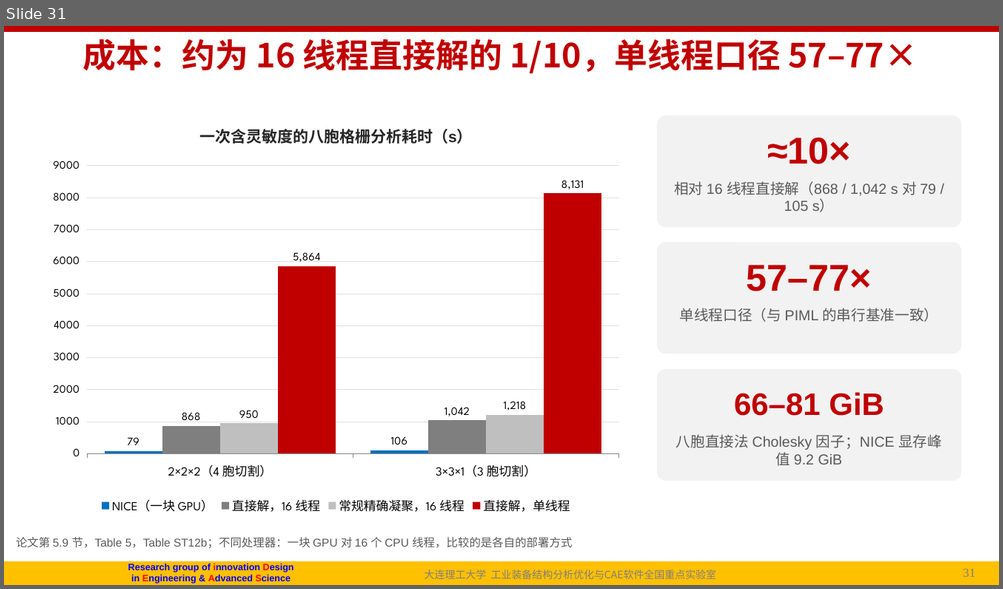
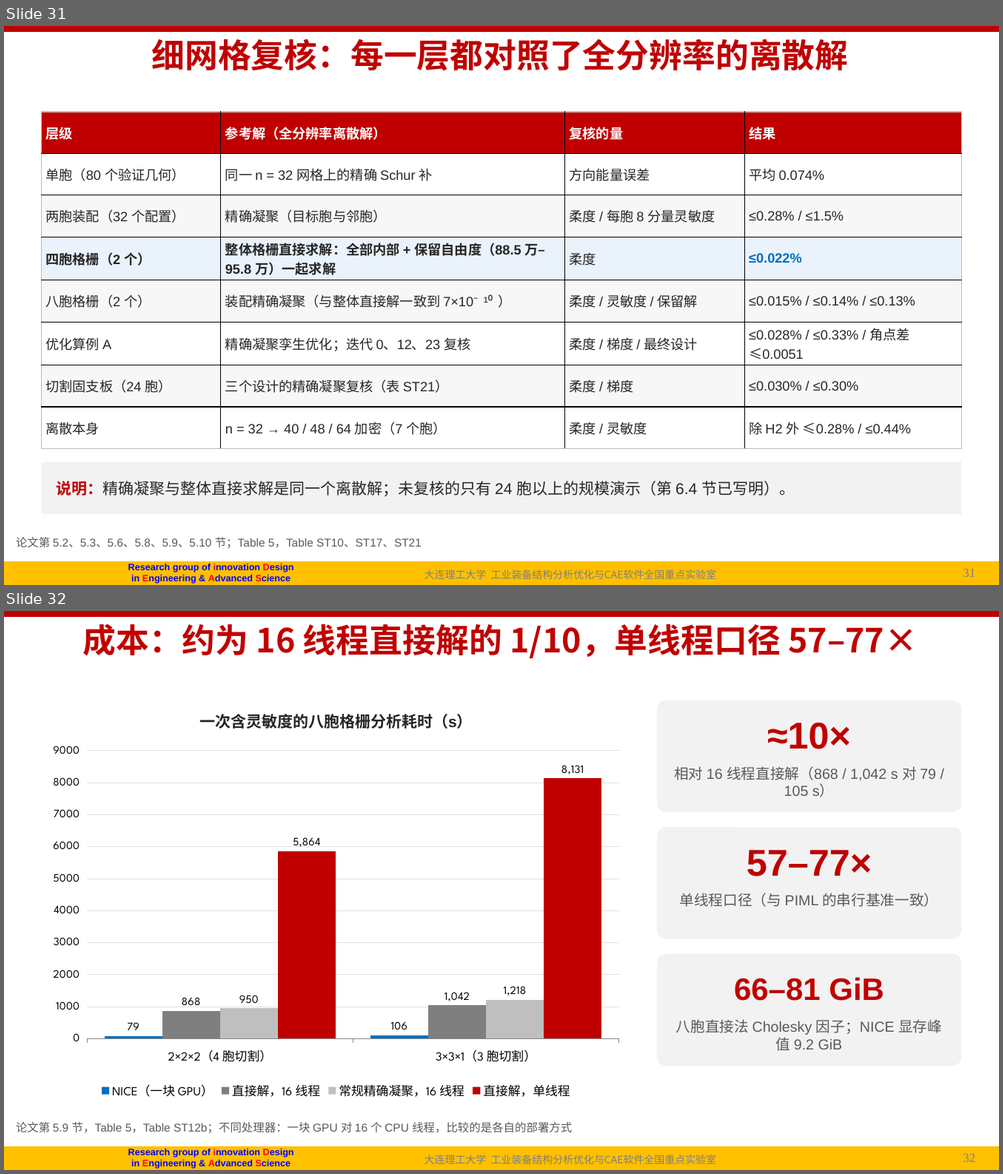
Before and after one commit to fanzhirui1004-source/curly-octo-goggles, a slide deck: docs/followup/talk/P1_NICE_导师汇报_20261003.pptx. Shown one above the other, each under a label of ours: slide 31 before the commit, slides 31 and 32 after it. The pictures are 1003x589 and 1003x1174 pixels, drawn with LibreOffice and Linux fonts; fonts in the diff are those of the drawing; background and template pictures are left out. Boxes give left, top, right and bottom in pixels: in the first picture for what was removed or moved away, otherwise in the second. Text is boxed around its words. In the diff, an @@ line names an element or a change of style, - is before the commit and + after.

```diff
--- a/docs/followup/talk/P1_NICE_导师汇报_20261003.pptx
+++ b/docs/followup/talk/P1_NICE_导师汇报_20261003.pptx
@@ slide 31 added at bbox=[4, 26, 999, 585], background #FFFFFF; not listed: 6 template elements that a slide beside it also shows @@
@@ title added at bbox=[151, 39, 848, 71], 32 pt, text #C00000, bold @@
+细网格复核：每一层都对照了全分辨率的离散解
@@ table added at bbox=[41, 112, 962, 446], 8 rows, 4 columns @@
+层级 | 参考解（全分辨率离散解） | 复核的量 | 结果
+单胞（80 个验证几何） | 同一 n = 32 网格上的精确 Schur 补 | 方向能量误差 | 平均 0.074%
+两胞装配（32 个配置） | 精确凝聚（目标胞与邻胞） | 柔度 / 每胞 8 分量灵敏度 | ≤0.28% / ≤1.5%
+四胞格栅（2 个） | 整体格栅直接求解：全部内部 + 保留自由度（88.5 万–95.8 万）一起求解 | 柔度 | ≤0.022%
+八胞格栅（2 个） | 装配精确凝聚（与整体直接解一致到 7×10⁻¹⁰） | 柔度 / 灵敏度 / 保留解 | ≤0.015% / ≤0.14% / ≤0.13%
+优化算例 A | 精确凝聚孪生优化；迭代 0、12、23 复核 | 柔度 / 梯度 / 最终设计 | ≤0.028% / ≤0.33% / 角点差 ≤0.0051
+切割固支板（24 胞） | 三个设计的精确凝聚复核（表 ST21） | 柔度 / 梯度 | ≤0.030% / ≤0.30%
+离散本身 | n = 32 → 40 / 48 / 64 加密（7 个胞） | 柔度 / 灵敏度 | 除 H2 外 ≤0.28% / ≤0.44%
@@ rectangle added at bbox=[41, 463, 962, 514], fill #F2F2F2, 15 pt, text #262626 @@
+说明：精确凝聚与整体直接求解是同一个离散解；未复核的只有 24 胞以上的规模演示（第 6.4 节已写明）。
@@ text added at bbox=[16, 537, 421, 548], 11 pt, text #595959 @@
+论文第 5.2、5.3、5.6、5.8、5.9、5.10 节；Table 5，Table ST10、ST17、ST21
@@ what was slide 31 is now slide 32 @@
@@ page number at bbox=[958, 1154, 991, 1162]: text changed @@
-31/43
+32/44
@@ page number at bbox=[962, 1154, 975, 1162]: text changed @@
-31
+32
```
Also in this commit, not shown: 1 slide changed, 16 other files.
